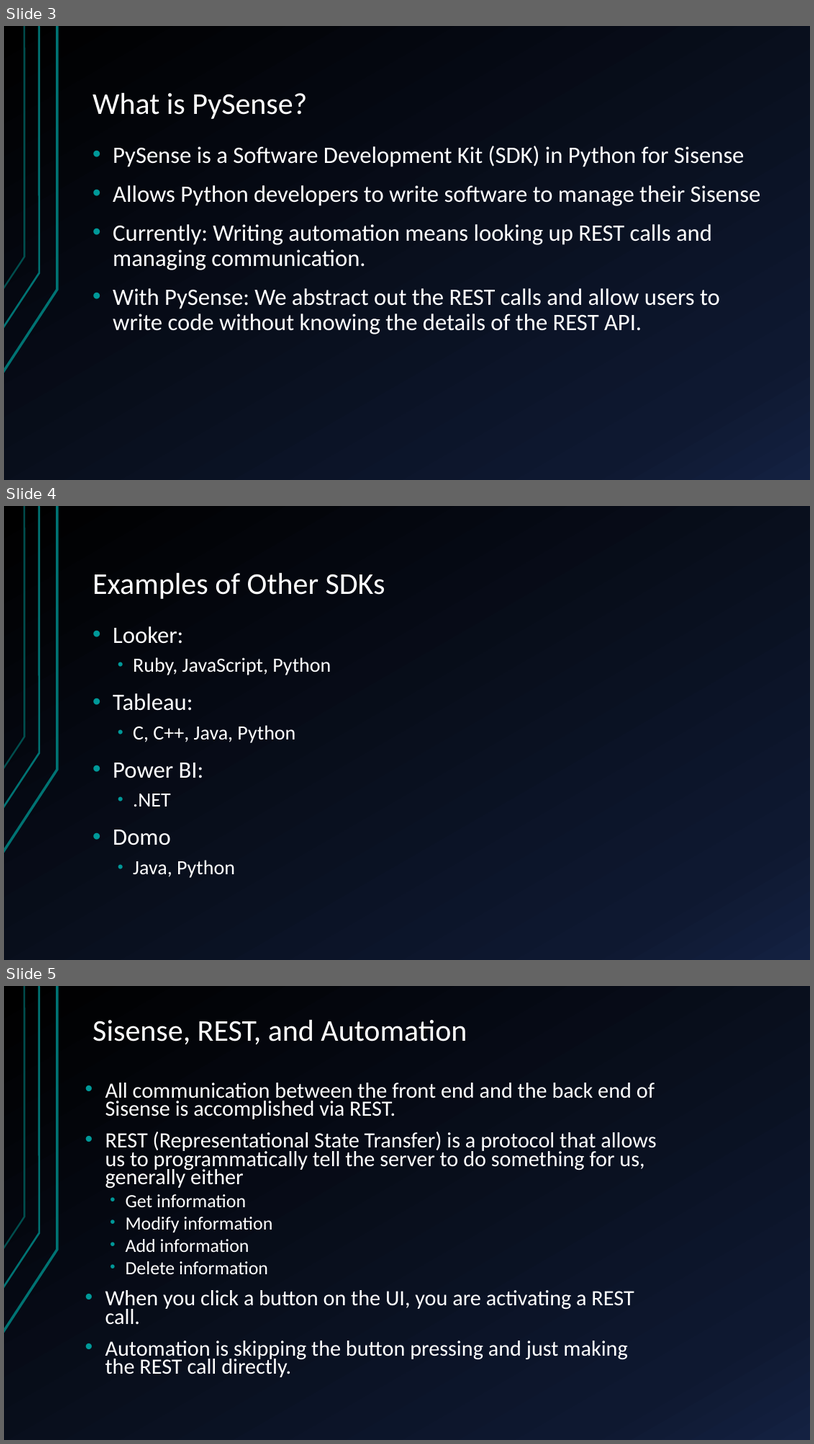
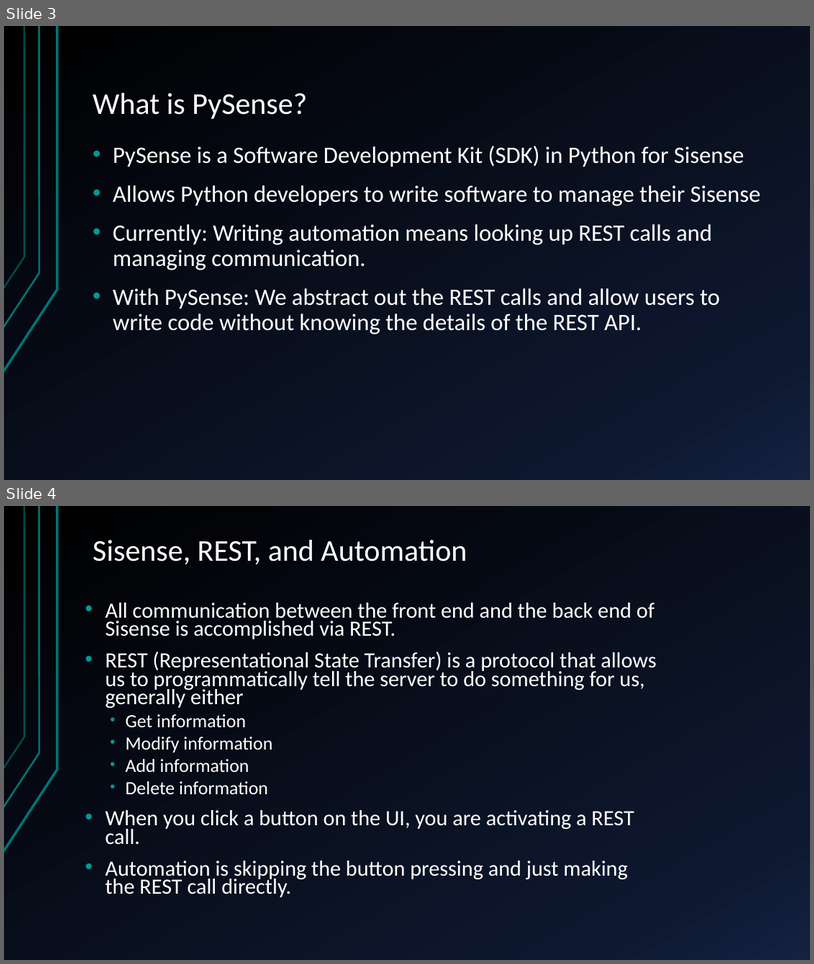
Before and after one commit to nathangiusti/PySense, a slide deck: PySenseTutorial.pptx. Shown one above the other, each under a label of ours: slides 3, 4 and 5 before the commit, slides 3 and 4 after it. The pictures are 814x1444 and 814x964 pixels, drawn with LibreOffice and Linux fonts; fonts in the diff are those of the drawing. Boxes give left, top, right and bottom in pixels: in the first picture for what was removed or moved away, otherwise in the second. Text is boxed around its words. In the diff, an @@ line names an element or a change of style, - is before the commit and + after.

Commit message:
Updated power point

```diff
--- a/PySenseTutorial.pptx
+++ b/PySenseTutorial.pptx
@@ slide 4 removed at <box>4,506,810,960</box>, background gradient #000000 to #0F1931 to #142242; not listed: 3 template elements that a slide beside it also shows @@
@@ title removed at <box>93,573,386,599</box> @@
-Examples of Other SDKs
@@ text removed at <box>113,626,331,878</box> @@
-• Looker:
-  • Ruby, JavaScript, Python
-• Tableau:
-  • C, C++, Java, Python
-• Power BI:
-  • .NET
-• Domo
-  • Java, Python
@@ what was slide 5 is now slide 4 @@
```
Also in this commit, not shown: 8 slides changed, 1 slide added, 2 other files.
